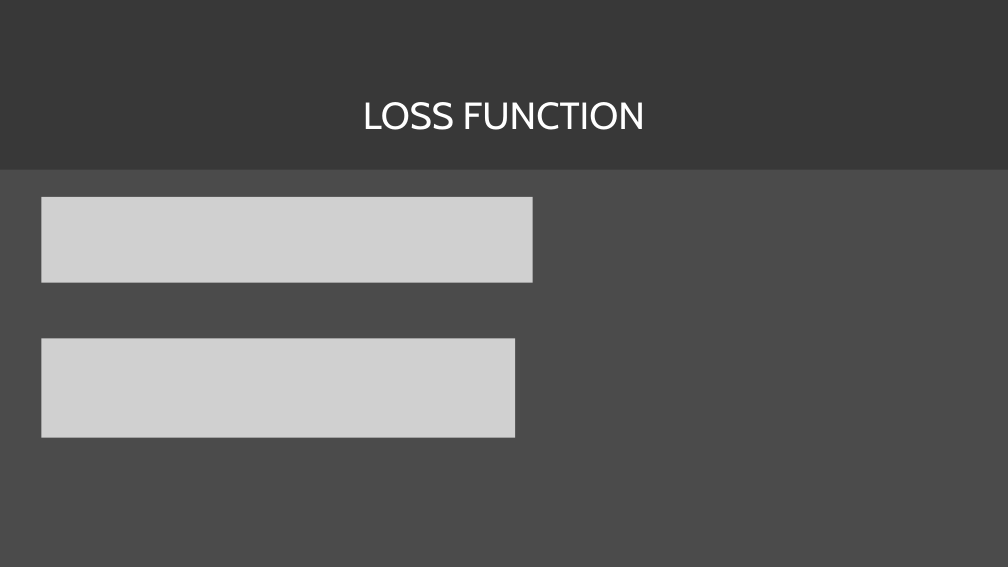
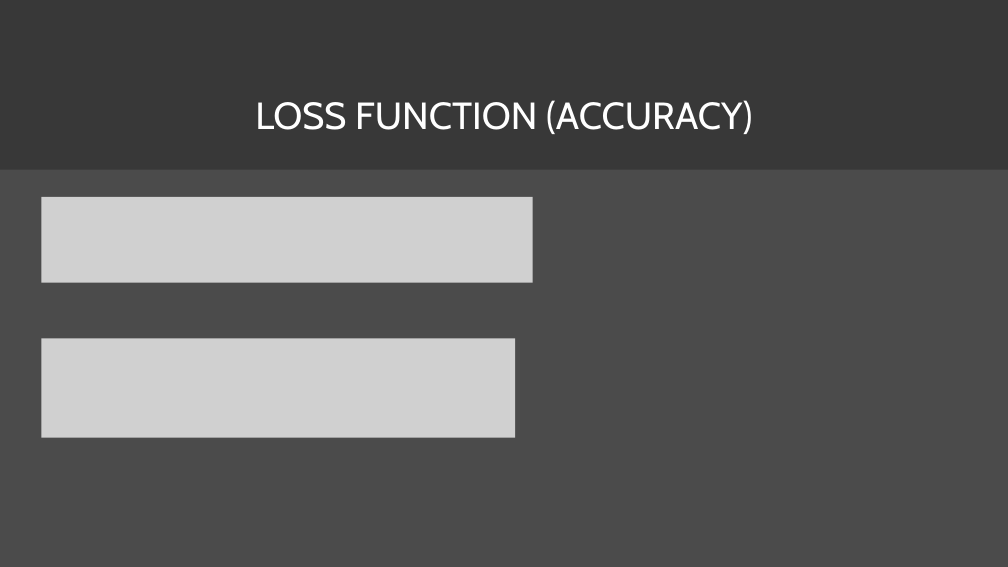
Before and after one commit to bkuwahara/predicting-2ndwaves-udes, a slide deck: slide 13 of papers/seminar.pptx (slide 10 before the commit). Drawn at 1008x567 pixels with LibreOffice and Linux fonts; fonts in the diff are those of the drawing; grey boxes stand for pictures; background and template pictures are left out. Boxes give left, top, right and bottom in pixels: in the first picture for what was removed or moved away, otherwise in the second. Text is boxed around its words. In the diff, an @@ line names an element or a change of style, - is before the commit and + after.

```diff
--- a/papers/seminar.pptx
+++ b/papers/seminar.pptx
@@ title at box(255, 100, 752, 134): text changed @@
-LOSS FUNCTION
+LOSS FUNCTION (ACCURACY)
```
Also in this commit, not shown: 10 other slides changed, 8 slides added, 1 slide removed, 5 other files.
